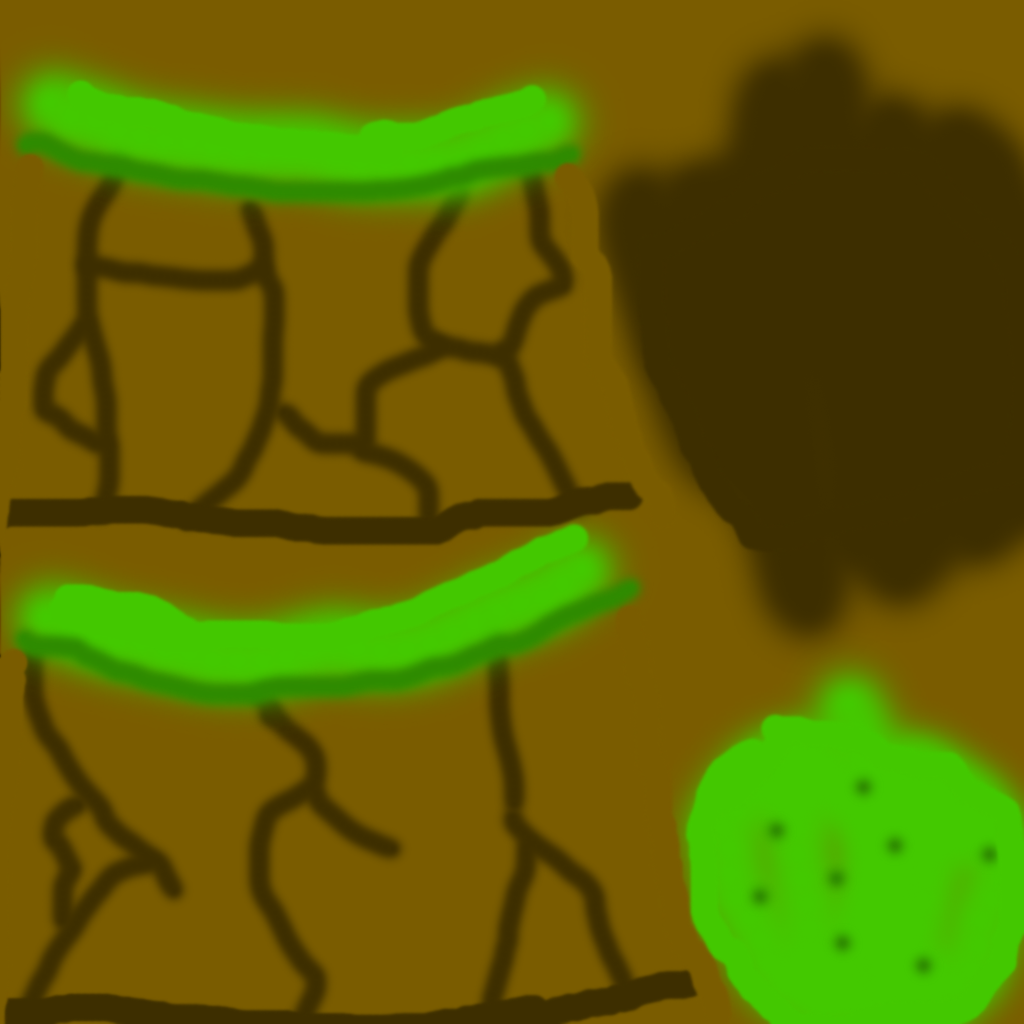
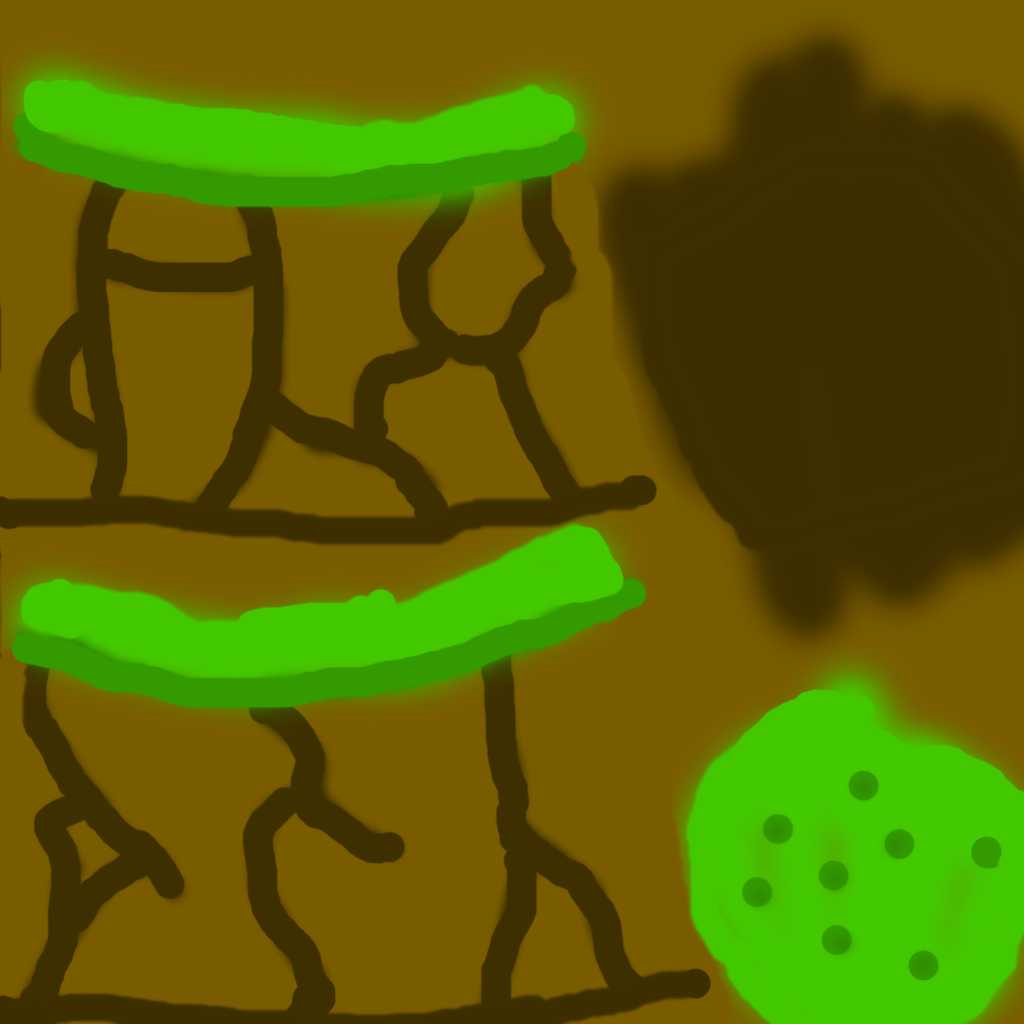
Comparing the layer stacks of the two 1024 × 1024 images. Changes:
painted on "Layer 2" over [0,79,1024,1024]
painted on "Layer 1" over [15,155,1007,1016]
